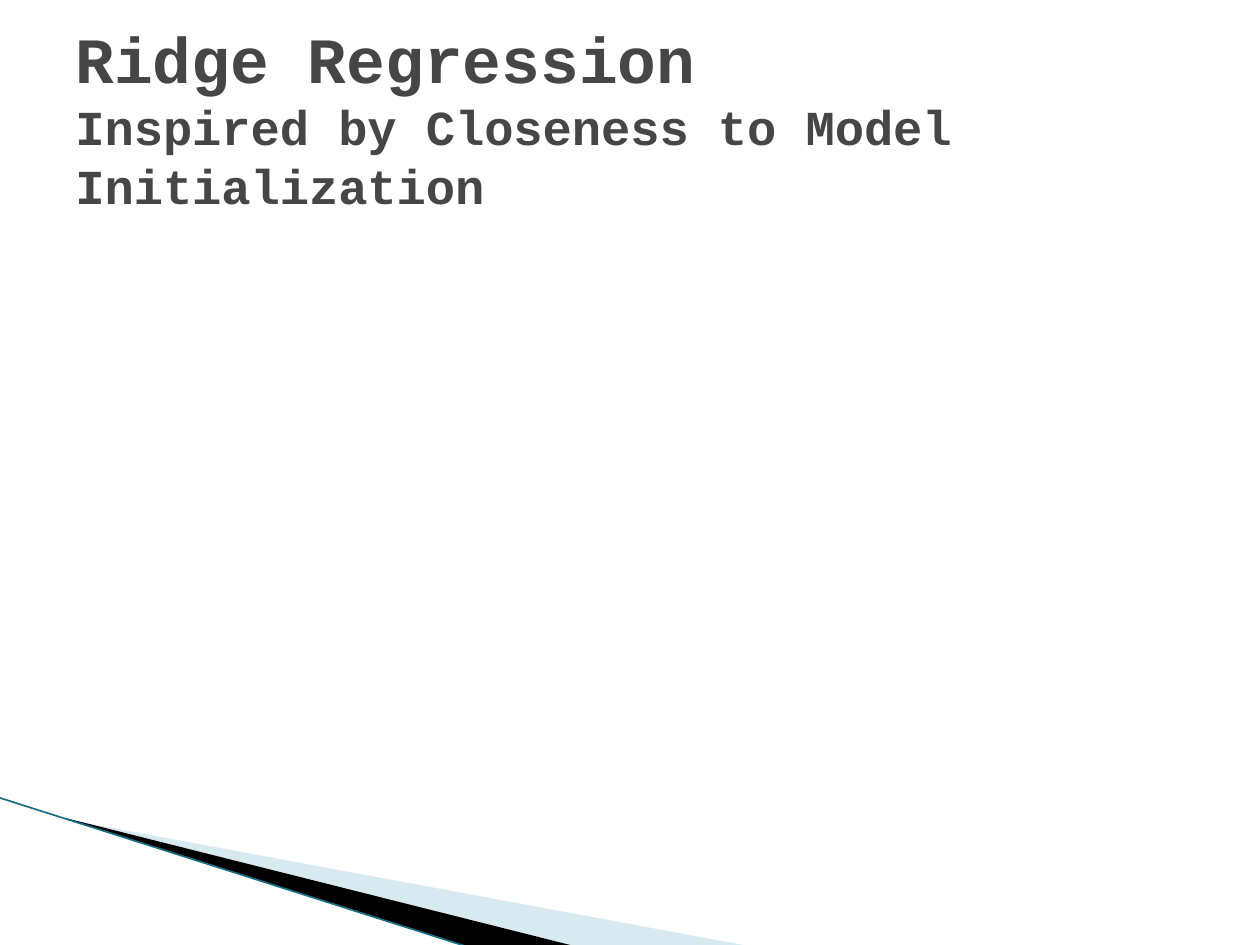
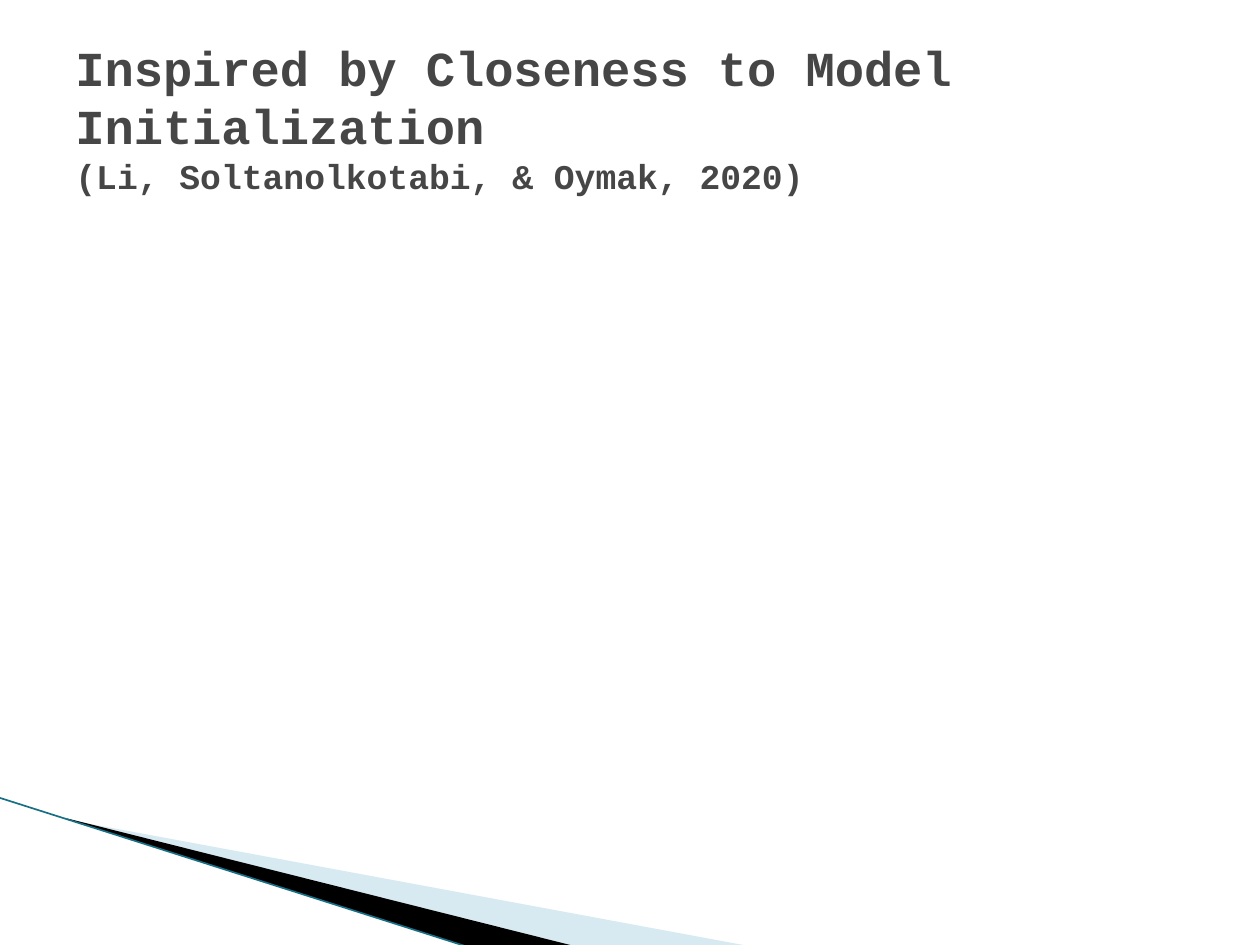
Before and after one commit to huangkaiyikatherine/nexperia, a slide deck: slide 5 of Recent Works on Noisy Labels Robustness.pptx (slide 4 before the commit). Drawn at 1260x945 pixels with LibreOffice and Linux fonts; fonts in the diff are those of the drawing; grey boxes stand for pictures; background and template pictures are left out. Boxes give left, top, right and bottom in pixels: in the first picture for what was removed or moved away, otherwise in the second. Text is boxed around its words. In the diff, an @@ line names an element or a change of style, - is before the commit and + after.

```diff
--- a/Recent Works on Noisy Labels Robustness.pptx
+++ b/Recent Works on Noisy Labels Robustness.pptx
@@ title at bbox=[75, 50, 952, 196]: text changed @@
-Ridge Regression
-Inspired by Closeness to Model Initialization
+Inspired by Closeness to Model Initialization
+(Li, Soltanolkotabi, & Oymak, 2020)
```
Also in this commit, not shown: 9 other slides changed.
